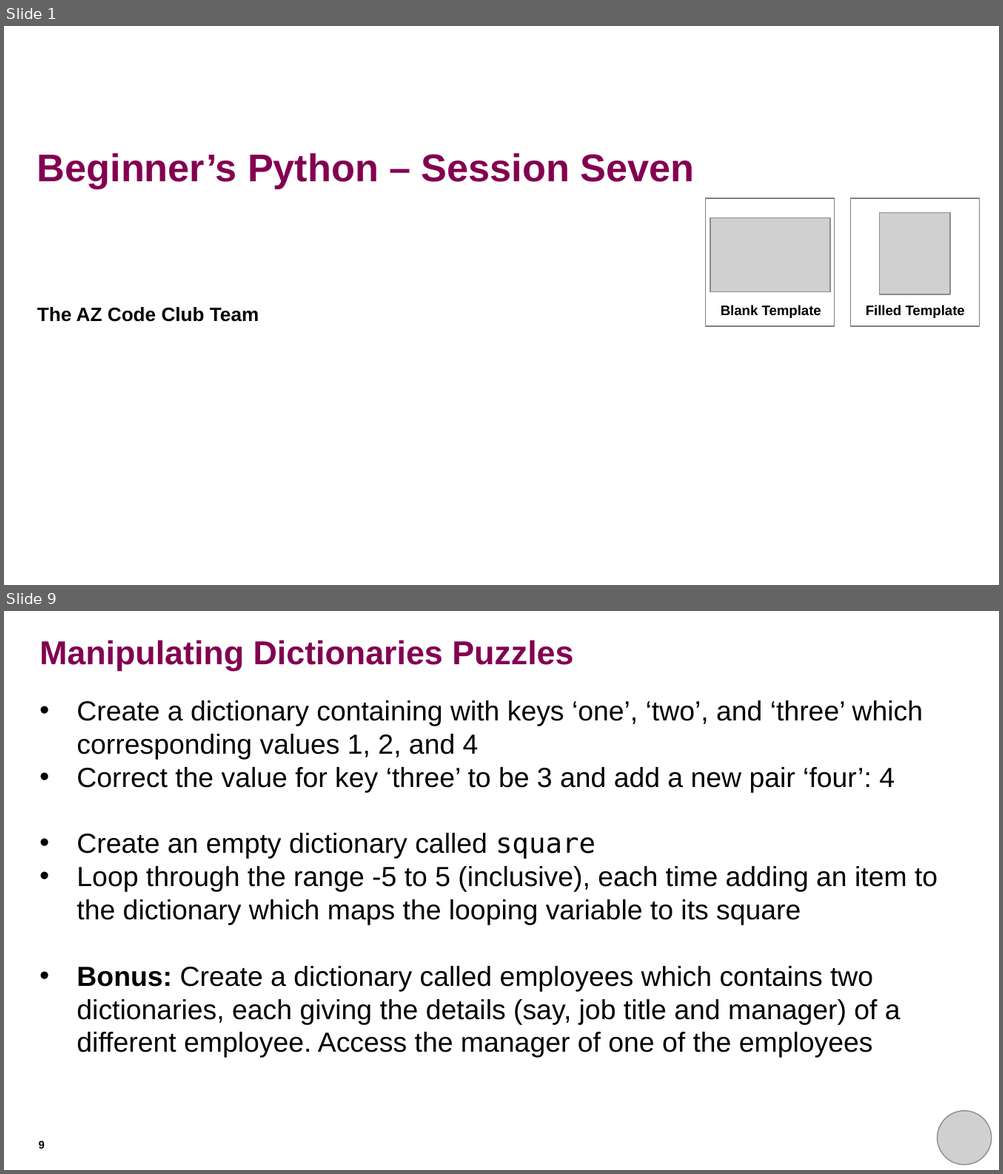
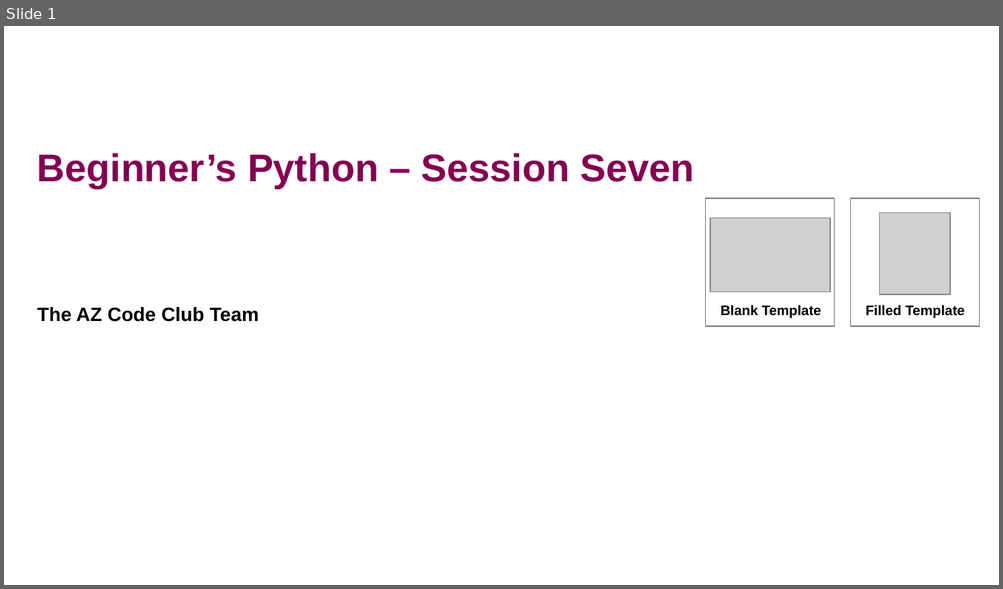
Before and after one commit to rkhetani/beginners-python, a slide deck: session_seven/session_seven_presentation.pptx. Shown one above the other, each under a label of ours: slides 1 and 9 before the commit, slide 1 after it; the slides between them are not shown. The pictures are 1003x1174 and 1003x589 pixels, drawn with LibreOffice and Linux fonts; fonts in the diff are those of the drawing; grey boxes stand for pictures; background and template pictures are left out. Boxes give left, top, right and bottom in pixels: in the first picture for what was removed or moved away, otherwise in the second. Text is boxed around its words. In the diff, an @@ line names an element or a change of style, - is before the commit and + after.

```diff
--- a/session_seven/session_seven_presentation.pptx
+++ b/session_seven/session_seven_presentation.pptx
@@ slide 9 removed at (4,611,999,1170), background #FFFFFF @@
@@ title removed at (40,640,573,671) @@
-Manipulating Dictionaries Puzzles
@@ text removed at (77,701,937,1058) @@
-• Create a dictionary containing with keys ‘one’, ‘two’, and ‘three’ which corresponding values 1, 2, and 4
-• Correct the value for key ‘three’ to be 3 and add a new pair ‘four’: 4
-• Create an empty dictionary called square
-• Loop through the range -5 to 5 (inclusive), each time adding an item to the dictionary which maps the looping variable to its square
-• Bonus: Create a dictionary called employees which contains two dictionaries, each giving the details (say, job title and manager) of a different employee. Access the manager of one of the employees
@@ picture removed at (937,1111,990,1165) @@
@@ page number removed at (39,1141,45,1149) @@
-9
```
Also in this commit, not shown: 7 slides changed, 9 slides added, 5 other slides removed.
